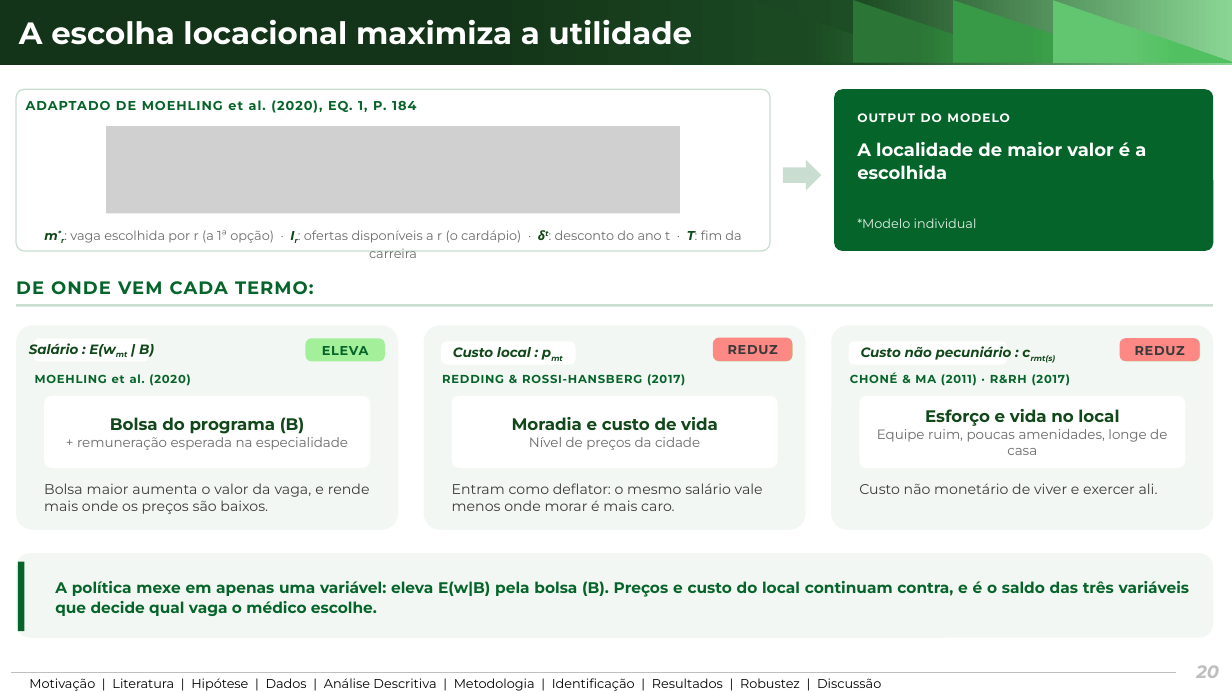
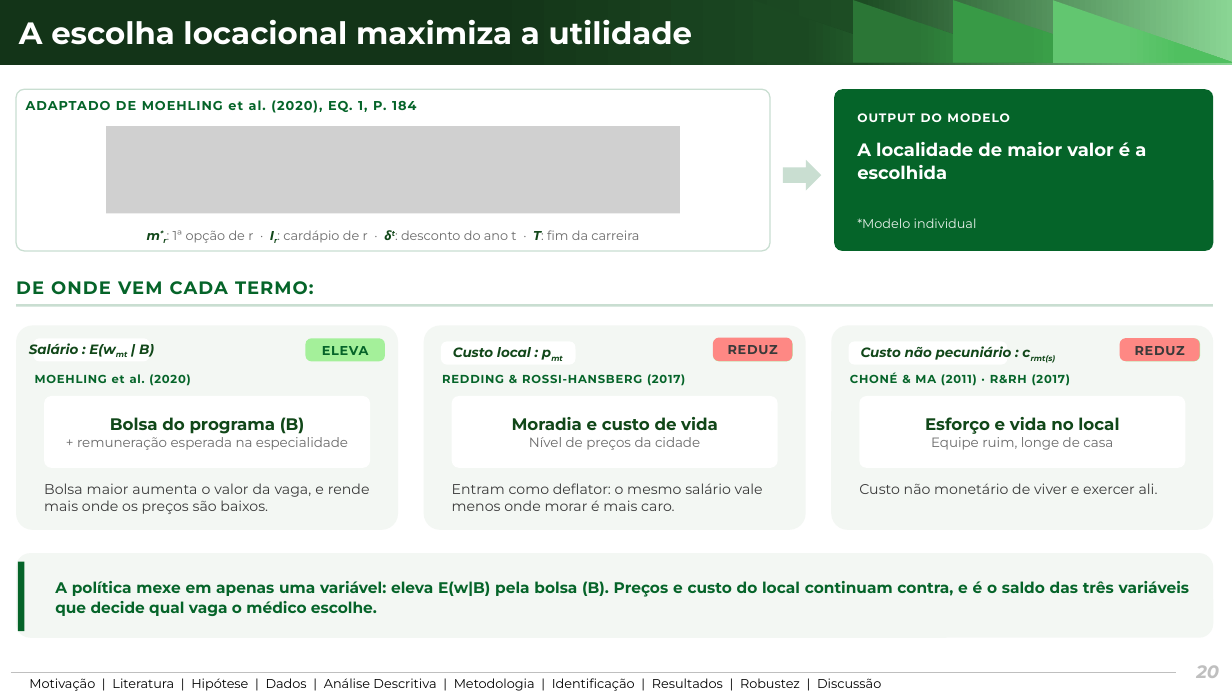
Before and after one commit to ka1victor/impact-eval-health-econ-pmme, a slide deck: slide 20 of output/apresentacao_banca_final/deck_banca_final.pptx. Drawn at 1232x693 pixels with LibreOffice and Linux fonts; fonts in the diff are those of the drawing; grey boxes stand for pictures; background and template pictures are left out. Boxes give left, top, right and bottom in pixels: in the first picture for what was removed or moved away, otherwise in the second. Text is boxed around its words. In the diff, an @@ line names an element or a change of style, - is before the commit and + after.

```diff
--- a/output/apresentacao_banca_final/deck_banca_final.pptx
+++ b/output/apresentacao_banca_final/deck_banca_final.pptx
@@ text at [147, 230, 639, 243]: text changed @@
-m*r: vaga escolhida por r (a 1ª opção) · Ir: ofertas disponíveis a r (o cardápio) · δt: desconto do ano t · T: fim da carreira
+m*r: 1ª opção de r · Ir: cardápio de r · δt: desconto do ano t · T: fim da carreira
@@ text in rounded rectangle at [931, 433, 1113, 450]: text changed @@
-Equipe ruim, poucas amenidades, longe de casa
+Equipe ruim, longe de casa
```
Also in this commit, not shown: 4 other slides changed, 4 other files.
